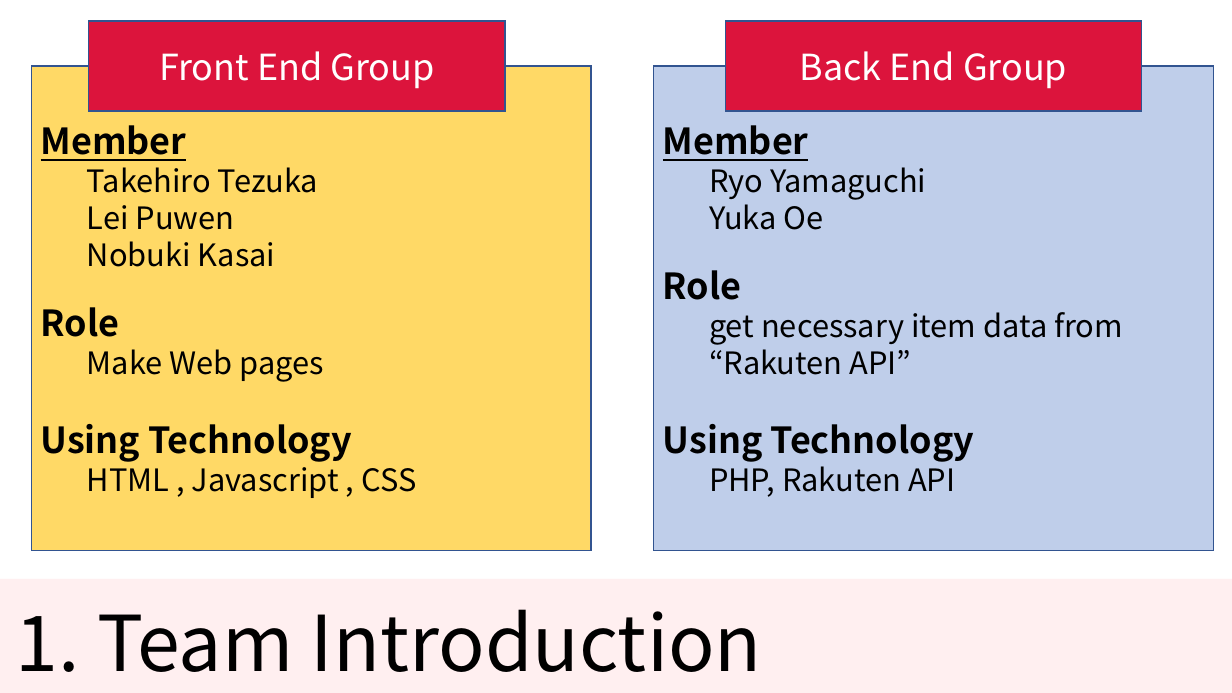
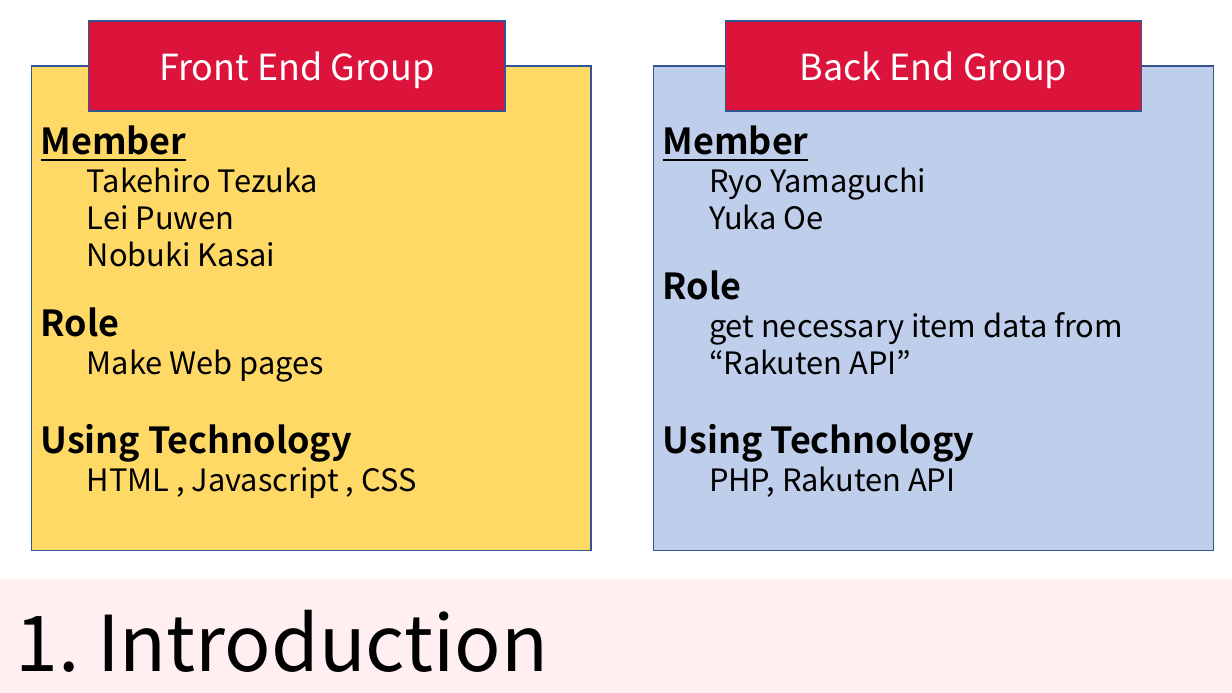
Before and after one commit to KNobuki/Rakuten_fashion, a slide deck: slide 4 of presentation/Presentation.pptx. Drawn at 1232x693 pixels with LibreOffice and Linux fonts; fonts in the diff are those of the drawing. Boxes give left, top, right and bottom in pixels: in the first picture for what was removed or moved away, otherwise in the second. Text is boxed around its words. In the diff, an @@ line names an element or a change of style, - is before the commit and + after.

```diff
--- a/presentation/Presentation.pptx
+++ b/presentation/Presentation.pptx
@@ title at [16, 609, 548, 672]: text changed @@
-1. Team Introduction
+1. Introduction
```
Also in this commit, not shown: 10 other slides changed, 5 slides added.
